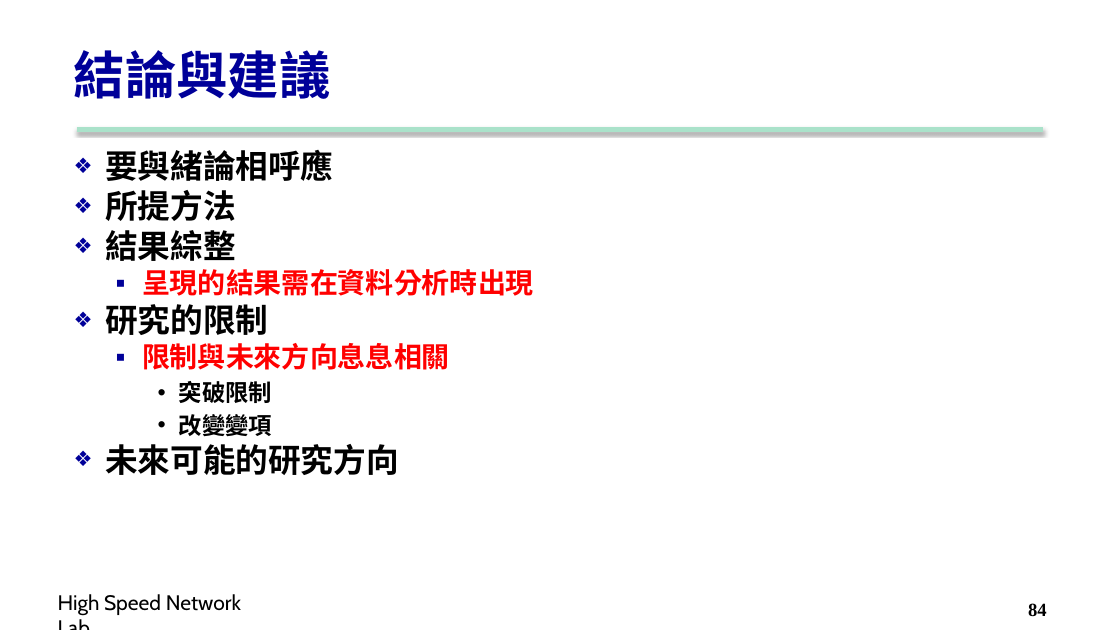
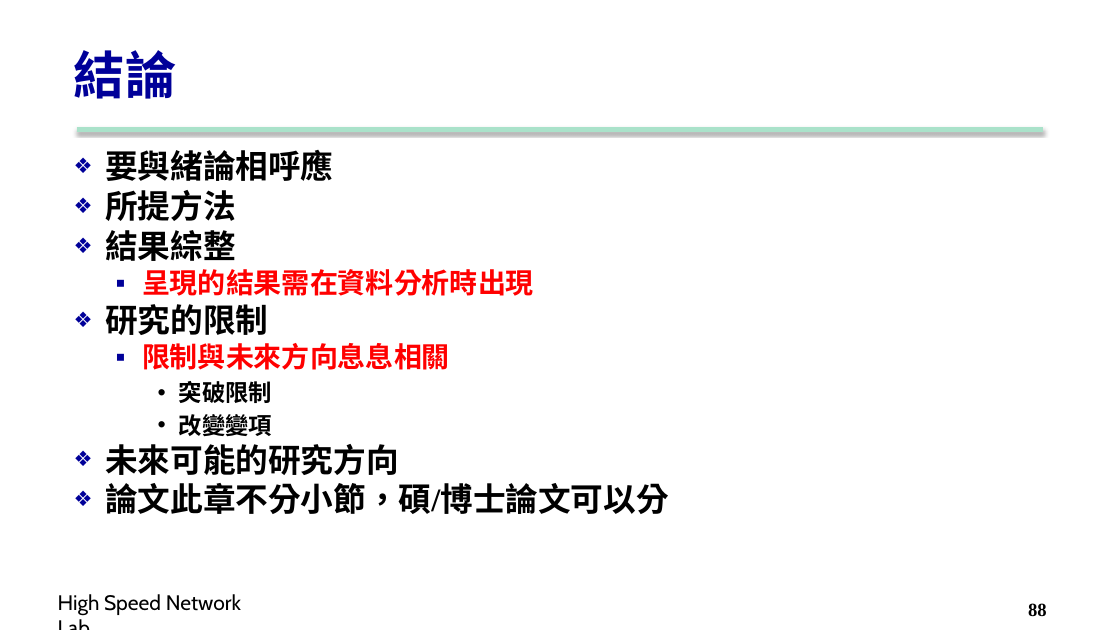
Before and after one commit to carina419/NTUST, a slide deck: slide 88 of MI5014701 科技研究與論文寫作 Technology Research and Thesis Writing/2. Structure.pptx (slide 84 before the commit). Drawn at 1120x630 pixels with LibreOffice and Linux fonts; fonts in the diff are those of the drawing; background and template pictures are left out. Boxes give left, top, right and bottom in pixels: in the first picture for what was removed or moved away, otherwise in the second. Text is boxed around its words. In the diff, an @@ line names an element or a change of style, - is before the commit and + after.

Commit message:
更新論文簡報

```diff
--- a/MI5014701 科技研究與論文寫作 Technology Research and Thesis Writing/2. Structure.pptx
+++ b/MI5014701 科技研究與論文寫作 Technology Research and Thesis Writing/2. Structure.pptx
@@ title at (74,50,177,99): text changed @@
-結論與建議
+結論
@@ text at (105,483,669,514): paragraph added @@
+❖ 論文此章不分小節，碩/博士論文可以分
@@ page number at (1028,603,1047,616): text changed @@
-84
+88
```
Also in this commit, not shown: 20 other slides changed, 4 slides added, 2 other files.
